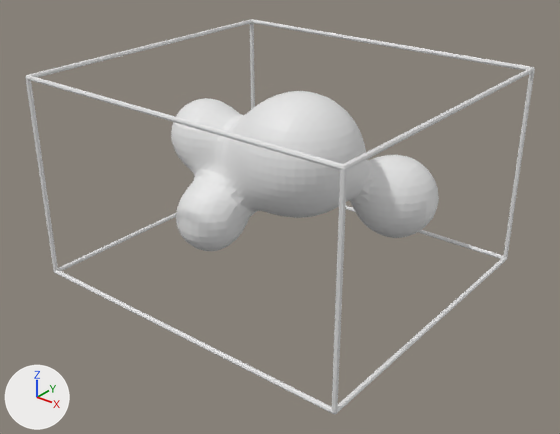
What one commit did to the OBJ model Assets/Models/Stomach/ventre_0006.obj.
Rendered twice from a 50 mm lens placed at (95.5, -120.8, 74.3), pointed at (1.8, -3.7, 1.7). Lighting does not change. The marker at lower left points along +X, +Y and +Z. Where no turn or scale is listed for an object, it has been applied to the vertices. Vertices at the same position are counted once.

Names of what the first picture shows: 'ventre_0006'.
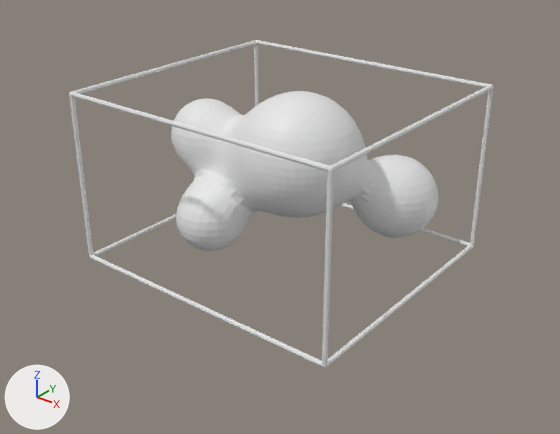
Location of each change, (x1, y1, x2, y2) in pixels of the pictures (560 x 434 px):
'ventre_0006', reshaped (17% narrower, 17% shorter)
    before: (25, 19, 535, 414)
    after: (69, 40, 493, 368)

The change, as a diff of the scene's bpy script:
```diff
--- a/Assets/Models/Stomach/ventre_0006.obj.py
+++ b/Assets/Models/Stomach/ventre_0006.obj.py
@@ me_ventre_0006 @@
 me_ventre_0006.from_pydata(...)  # 2926 vertices, 3703 faces; spans x -38.4..38.4, y -34.6..34.6, z -12.7..32.5
 # used by ob_ventre_0006; location = (0.0, 0.0, 0.0)
+# me_ventre_0006 part 1: the loose piece of 208 vertices spanning x -38.4..38.4, y -34.6..34.6, z -12.7..32.5 is scaled about its middle by 0.84
```
